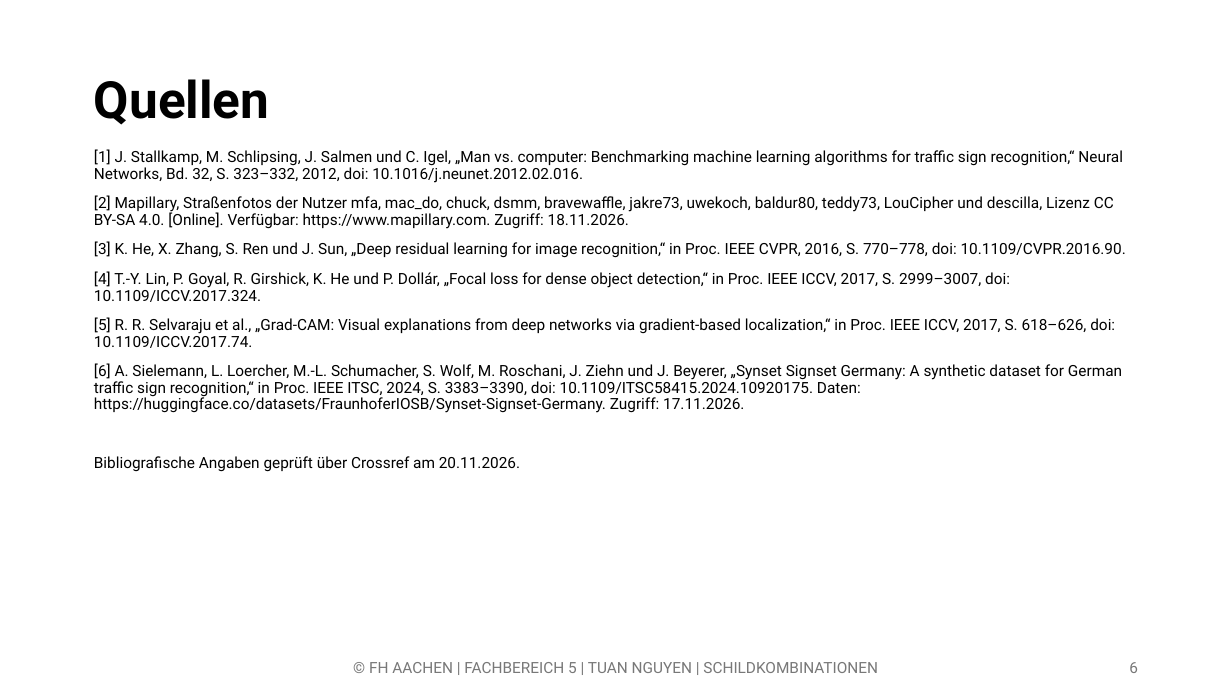
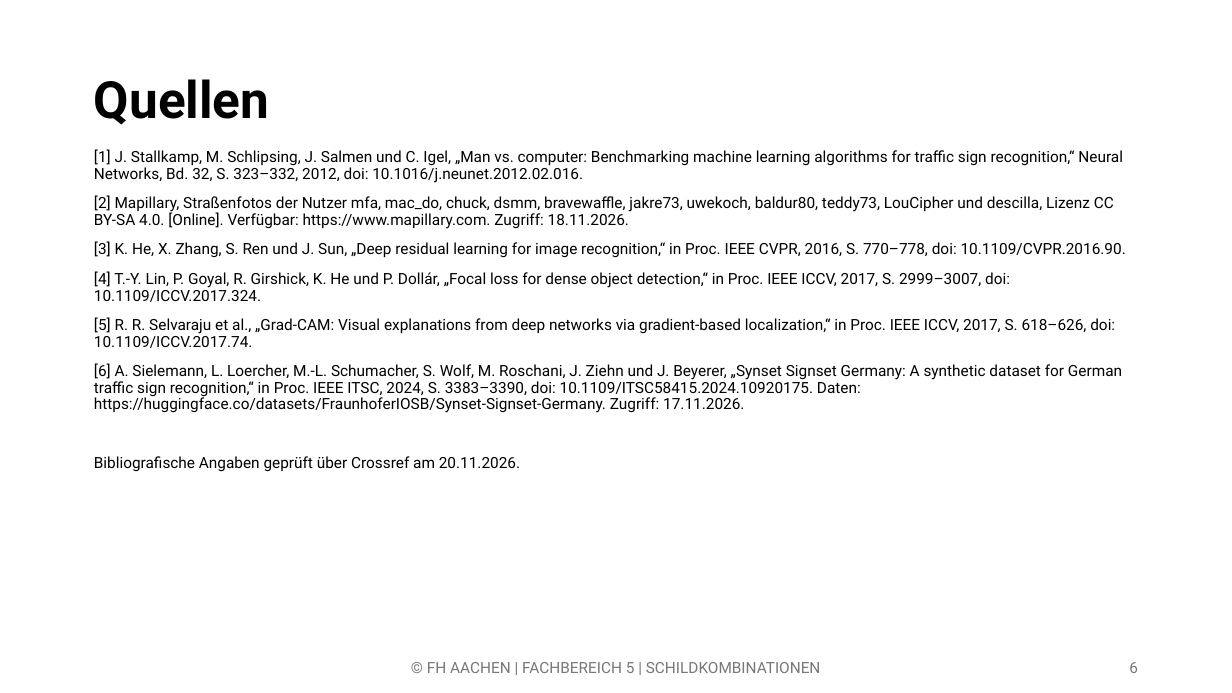
Before and after one commit to tuananh-aa-2001/Traffic-Sign-Recognition-System, a slide deck: slide 6 of praesentationen/01_einstiegspraesentation.pptx. Drawn at 1232x693 pixels with LibreOffice and Linux fonts; fonts in the diff are those of the drawing; background and template pictures are left out. Boxes give left, top, right and bottom in pixels: in the first picture for what was removed or moved away, otherwise in the second. Text is boxed around its words. In the diff, an @@ line names an element or a change of style, - is before the commit and + after.

```diff
--- a/praesentationen/01_einstiegspraesentation.pptx
+++ b/praesentationen/01_einstiegspraesentation.pptx
@@ text at (427,662,821,673): text changed @@
-© FH AACHEN | FACHBEREICH 5 | TUAN NGUYEN | SCHILDKOMBINATIONEN
+© FH AACHEN | FACHBEREICH 5 | SCHILDKOMBINATIONEN
```
Also in this commit, not shown: 5 other slides changed, 1 other file.
